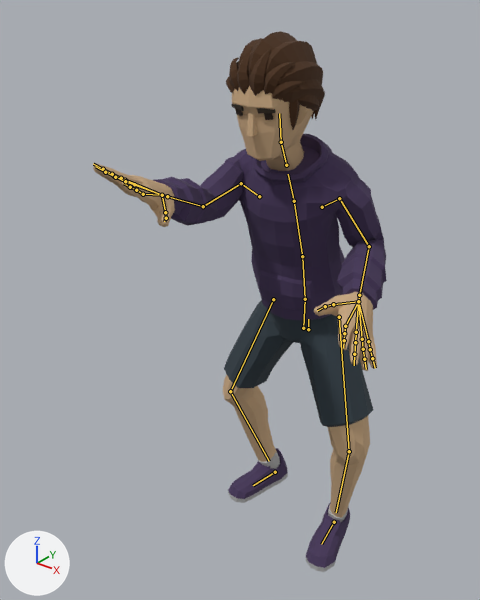
Renders of the glTF model app/src/main/assets/characters/Casual.gltf from each side of a commit.
Before and after are seen from a 50 mm lens placed at (1.077, -1.773, 1.872), pointed at (-0.026, -0.395, 1.017). Lighting does not change. The marker at lower left points along +X, +Y and +Z. The first picture is the older version. Both versions are drawn at frame 576 of the action 'Putt_Stand'; the numbers are the values there. The bones that change, and the others that lie on the model, are drawn over the model as lines.

Names of what the first picture shows: 'Casual_Body', 'Casual_Feet', 'Casual_Head', 'Casual_Legs'.
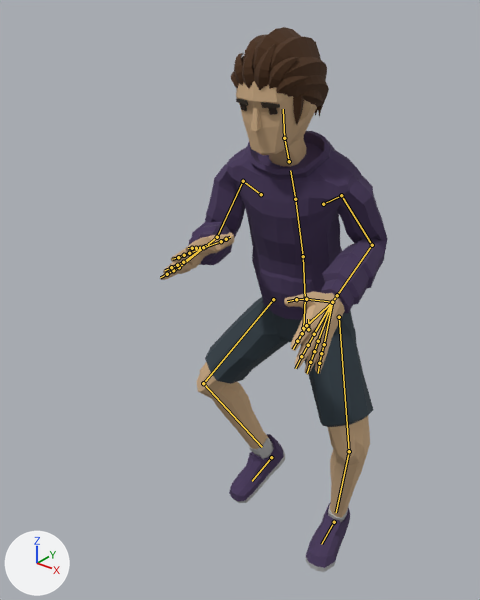
The change in detail:
Bone 'Abdomen' (bone_abdomen) turns from (5, 1, 0) to (4, 1, 0) degrees about its own x, y and z.
Bone 'Torso' (bone_torso) turns from (7, 2, 0) to (6, 2, 0) degrees about its own x, y and z.
Bone 'Chest' (bone_chest) turns from (5, 1, 0) to (4, 1, 0) degrees about its own x, y and z.
Bone 'Head' (bone_head) turns from (-18, -4, 2) to (-16, -5, 2) degrees about its own x, y and z.
Bone 'UpperArm.L' (bone_upperarm_l) turns from (-67, -1, -1) to (-64, 0, 0) degrees about its own x, y and z.
Bone 'LowerArm.L' (bone_lowerarm_l) turns from (18, 16, -84) to (-2, -2, -88) degrees about its own x, y and z.
Bone 'UpperArm.R' (bone_upperarm_r) turns from (20, -16, 78) to (-46, 22, 49) degrees about its own x, y and z.
Bone 'LowerArm.R' (bone_lowerarm_r) turns from (33, 1, -3) to (23, -17, 74) degrees about its own x, y and z.
Bone 'Wrist.R' (bone_wrist_r) turns from (-2, 0, 1) to (2, 0, 2) degrees about its own x, y and z.
Bone 'UpperLeg.R' (bone_upperleg_r) turns from (-21, -1, -7) to (-31, -5, -16) degrees about its own x, y and z.
Bone 'LowerLeg.R' (bone_lowerleg_r) turns from (19, 5, -30) to (34, 14, -44) degrees about its own x, y and z.
Bone 'Foot.R' (bone_foot_r) moves from (-0.049, -0.082, 0.0) to (-0.053, -0.059, -0.089).
Bone 'Foot.R' (bone_foot_r) turns from (0, 0, 10) to (30, 0, 10) degrees about its own x, y and z.

Boxes [x1, y1, x2, y2] around the edits, measured in the pictures (480 x 600 px):
'Casual_Body', posed (23% narrower): before [93, 134, 387, 371]; after [160, 131, 387, 375]
'Casual_Legs', posed (17% wider): before [223, 300, 373, 518]; after [197, 297, 373, 518]
'Casual_Head', posed: before [226, 31, 325, 171]; after [231, 27, 329, 167]
'Casual_Feet', posed (11% taller): before [228, 448, 350, 572]; after [229, 434, 350, 572]
bone 'Abdomen', root to tip: before (305, 299) to (302, 256); after (305, 299) to (303, 256)
bone 'Torso', root to tip: before (302, 256) to (294, 201); after (303, 256) to (295, 199)
bone 'Chest', root to tip: before (294, 201) to (288, 174); after (295, 199) to (290, 170)
bone 'Head', root to tip: before (281, 142) to (279, 113); after (284, 138) to (283, 109)
bone 'UpperArm.L', root to tip: before (339, 198) to (369, 246); after (341, 195) to (372, 245)
bone 'LowerArm.L', root to tip: before (369, 246) to (359, 295); after (372, 245) to (337, 295)
bone 'UpperArm.R', root to tip: before (241, 183) to (203, 206); after (243, 181) to (217, 237)
bone 'LowerArm.R', root to tip: before (203, 206) to (167, 196); after (217, 237) to (205, 246)
bone 'Wrist.R', root to tip: before (167, 196) to (162, 195); after (205, 246) to (203, 247)
bone 'UpperLeg.R', root to tip: before (273, 299) to (230, 391); after (273, 299) to (203, 383)
bone 'LowerLeg.R', root to tip: before (230, 391) to (269, 461); after (203, 383) to (262, 447)
bone 'Foot.R', root to tip: before (275, 472) to (253, 485); after (271, 457) to (252, 481)
